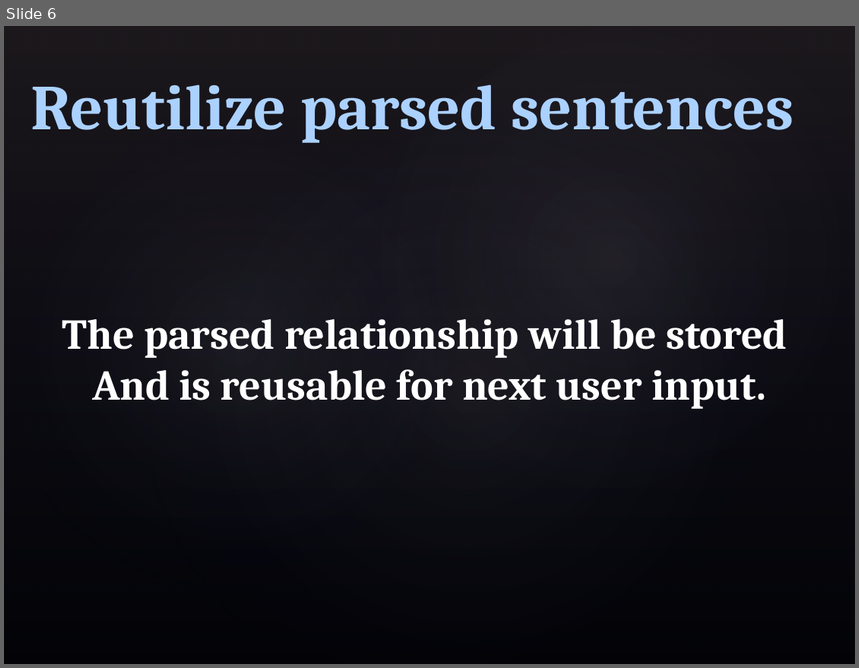
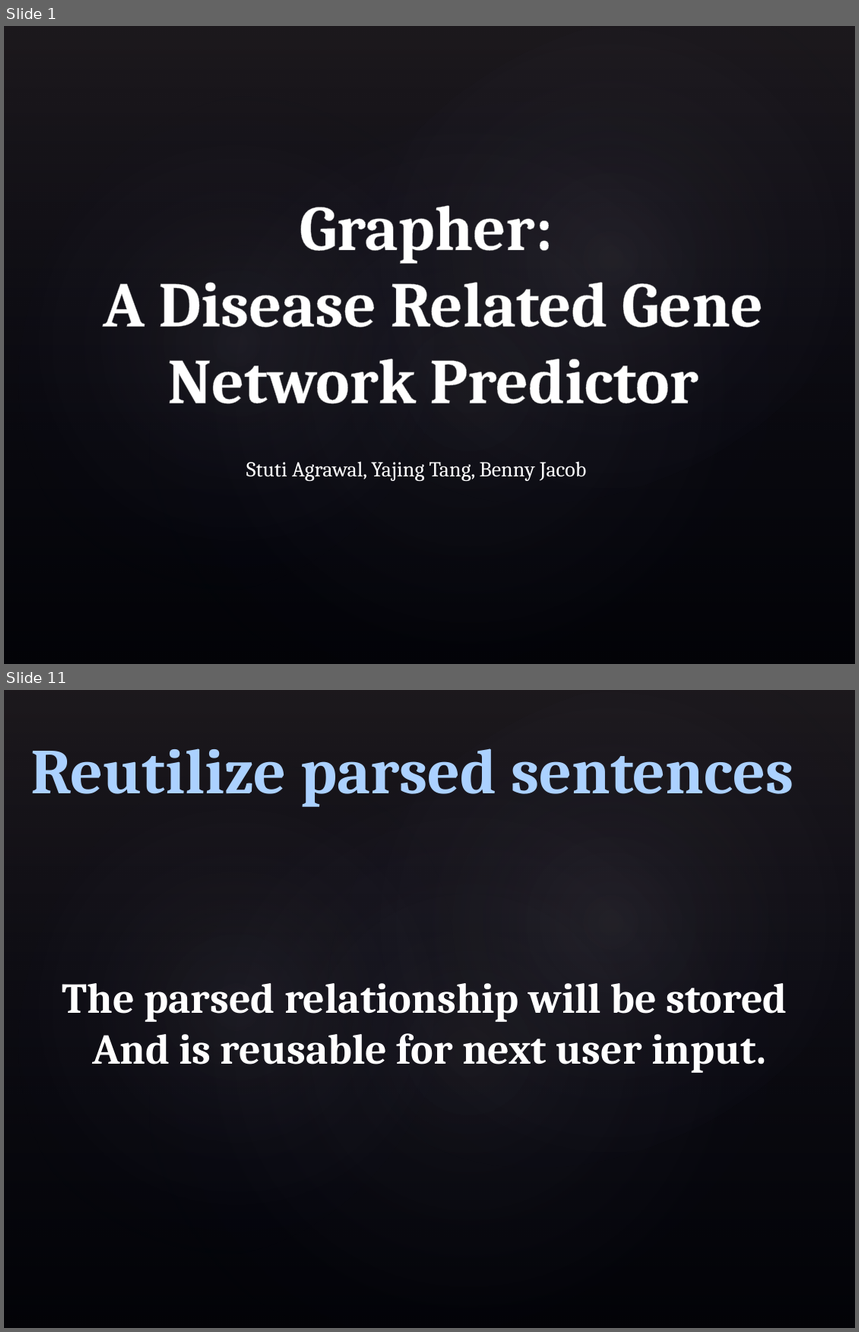
Before and after one commit to philloooo/stringAlgo-project, a slide deck: workflow.pptx. Shown one above the other, each under a label of ours: slide 6 before the commit, slides 1 and 11 after it; the slides between them are not shown. The pictures are 859x668 and 859x1332 pixels, drawn with LibreOffice and Linux fonts; fonts in the diff are those of the drawing; background and template pictures are left out. Boxes give left, top, right and bottom in pixels: in the first picture for what was removed or moved away, otherwise in the second. Text is boxed around its words. In the diff, an @@ line names an element or a change of style, - is before the commit and + after.

```diff
--- a/workflow.pptx
+++ b/workflow.pptx
@@ slide 1 added at [4,26,855,664], background picture (left out); not listed: 4 template elements that a slide beside it also shows @@
@@ text added at [103,205,763,404], 54 pt, text gradient #FFFFFF to #7F7F7F, bold @@
+Grapher:
+A Disease Related Gene Network Predictor
@@ text added at [246,461,586,481], 18 pt, text #FFFFFF @@
+Stuti Agrawal, Yajing Tang, Benny Jacob
@@ what was slide 6 is now slide 11 @@
```
Also in this commit, not shown: 4 slides changed, 5 other slides added, 1 slide removed, 36 other files.
